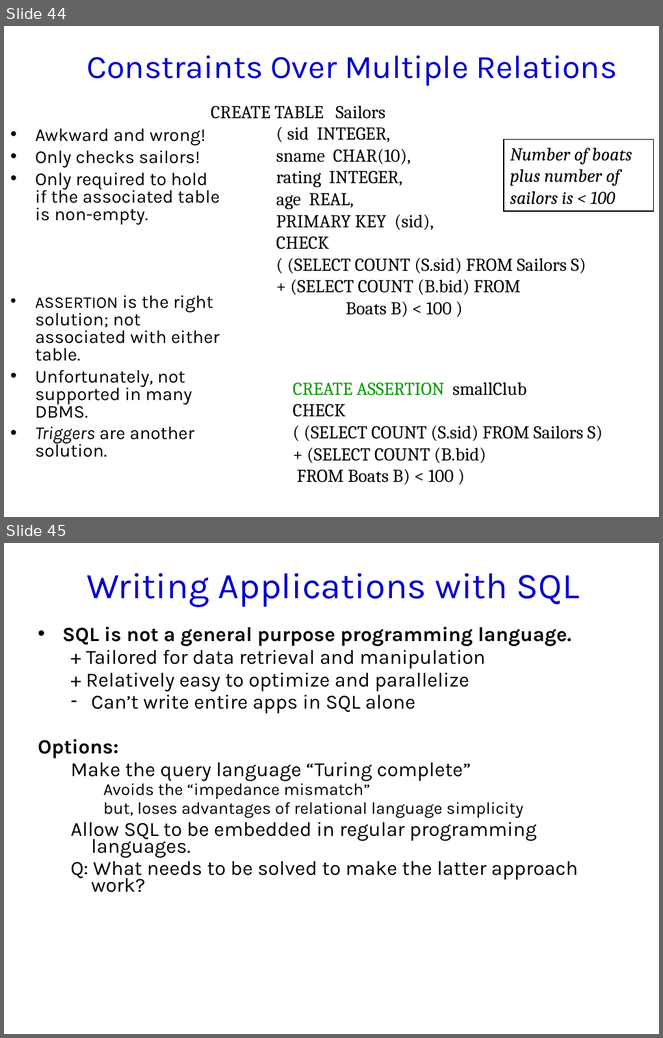
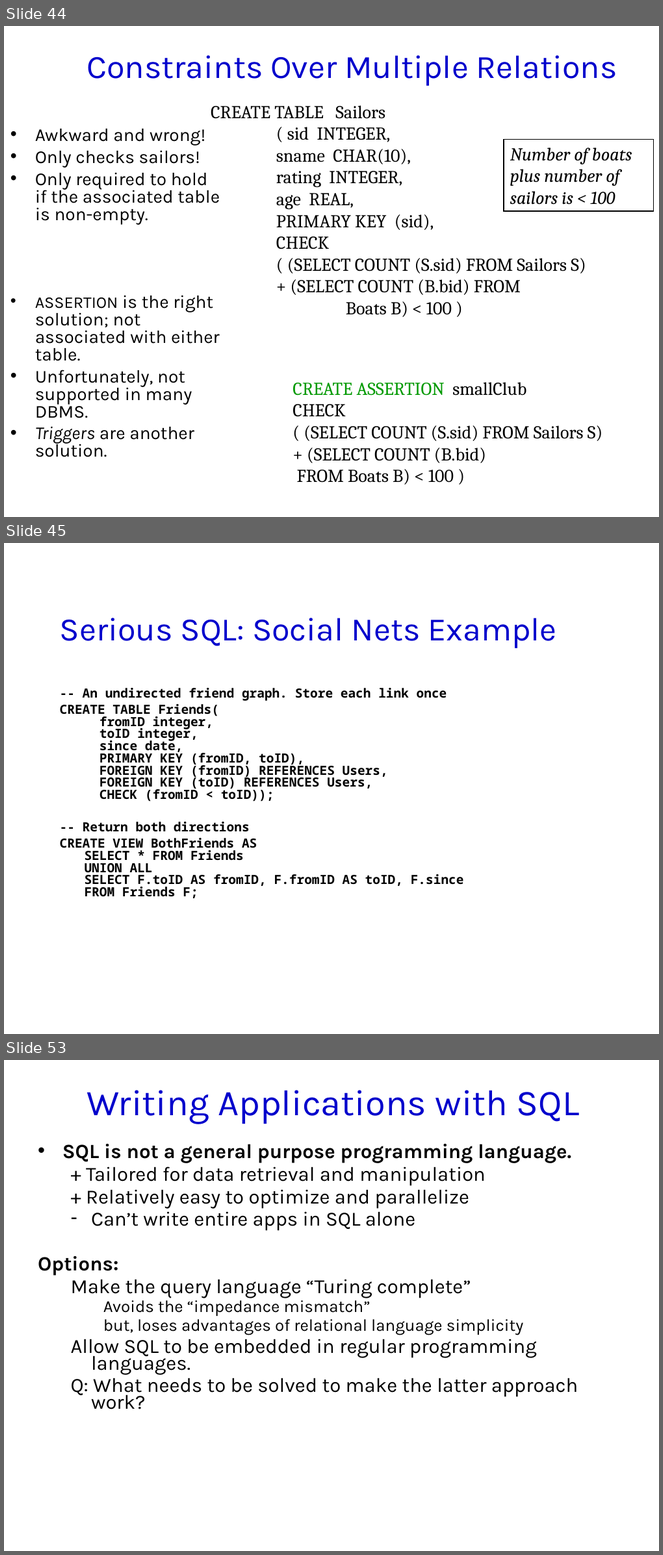
Before and after one commit to jhellerstein/cs186-09, a slide deck: lecs/14.SQL.ppt. Shown one above the other, each under a label of ours: slides 44 and 45 before the commit, slides 44, 45 and 53 after it; the slides between them are not shown. The pictures are 663x1038 and 663x1555 pixels, drawn with LibreOffice and Linux fonts; fonts in the diff are those of the drawing; background and template pictures are left out. Boxes give left, top, right and bottom in pixels: in the first picture for what was removed or moved away, otherwise in the second. Text is boxed around its words. In the diff, an @@ line names an element or a change of style, - is before the commit and + after.

```diff
--- a/lecs/14.SQL.ppt
+++ b/lecs/14.SQL.ppt
@@ slide 45 added at <box>4,543,659,1034</box>, background #FFFFFF @@
@@ title added at <box>60,618,556,648</box>, 36 pt, text #0000CC @@
+Serious SQL: Social Nets Example
@@ text added at <box>60,688,464,899</box>, 13.9 pt, text #000000, bold @@
+-- An undirected friend graph. Store each link once
+CREATE TABLE Friends(
+fromID integer,
+toID integer,
+since date,
+PRIMARY KEY (fromID, toID),
+FOREIGN KEY (fromID) REFERENCES Users,
+FOREIGN KEY (toID) REFERENCES Users,
+CHECK (fromID < toID));
+-- Return both directions
+CREATE VIEW BothFriends AS
+SELECT * FROM Friends
+UNION ALL
+SELECT F.toID AS fromID, F.fromID AS toID, F.since
+FROM Friends F;
@@ what was slide 45 is now slide 53 @@
```
Also in this commit, not shown: 7 other slides added, 1 other file.
